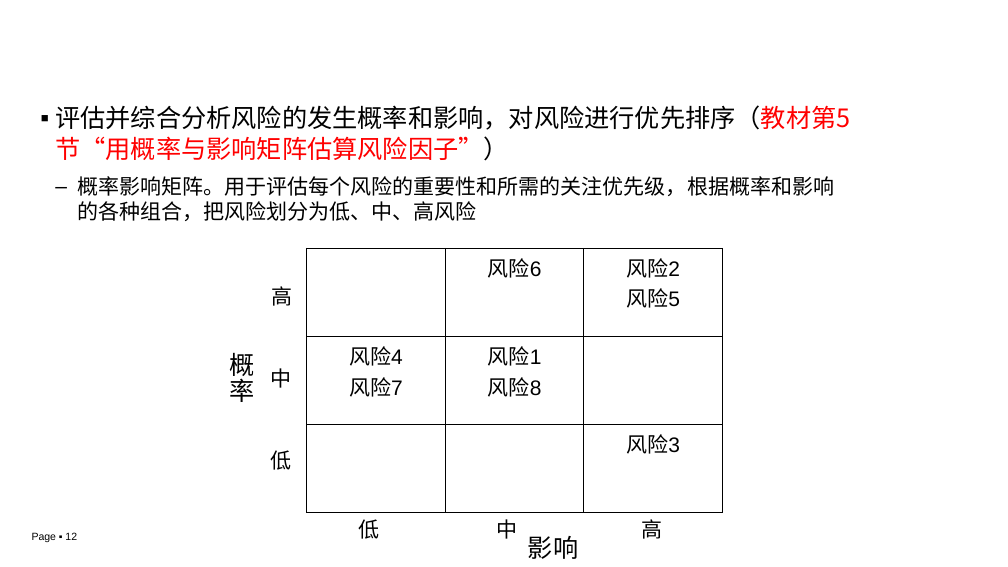
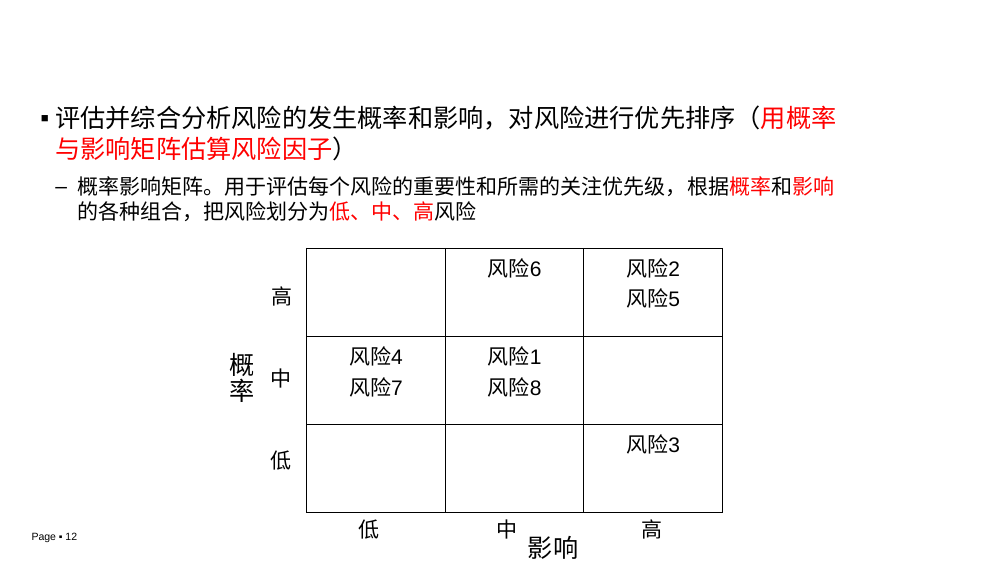
Before and after one commit to edu2act/course-IT-Project-Management, a slide deck: slide 12 of materials/slides/ch03-8.pptx. Drawn at 1008x567 pixels with LibreOffice and Linux fonts; fonts in the diff are those of the drawing; background and template pictures are left out. Boxes give left, top, right and bottom in pixels: in the first picture for what was removed or moved away, otherwise in the second. Text is boxed around its words. In the diff, an @@ line names an element or a change of style, - is before the commit and + after.

```diff
--- a/materials/slides/ch03-8.pptx
+++ b/materials/slides/ch03-8.pptx
@@ text at [55, 105, 836, 161]: text changed @@
-▪ 评估并综合分析风险的发生概率和影响，对风险进行优先排序（教材第5节“用概率与影响矩阵估算风险因子”）
+▪ 评估并综合分析风险的发生概率和影响，对风险进行优先排序（用概率与影响矩阵估算风险因子）
@@ text at [77, 176, 834, 221]: text colour #000000 to #FF0000 in "概率影响矩阵。用于评估每个风险的重要性和所需的关注优先级，根据概率和影响的各种组合，把风险划分为低、中、高风险" @@
```
Also in this commit, not shown: 9 other slides changed.
